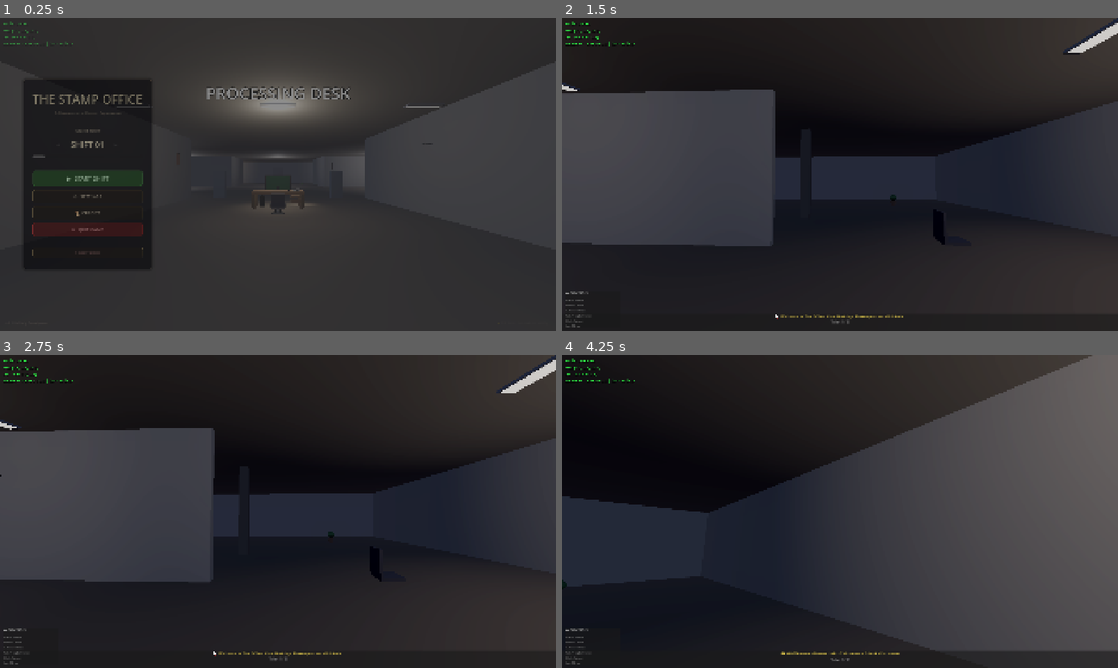
Above: before the commit, frames 1-4 (two rows, left to right).
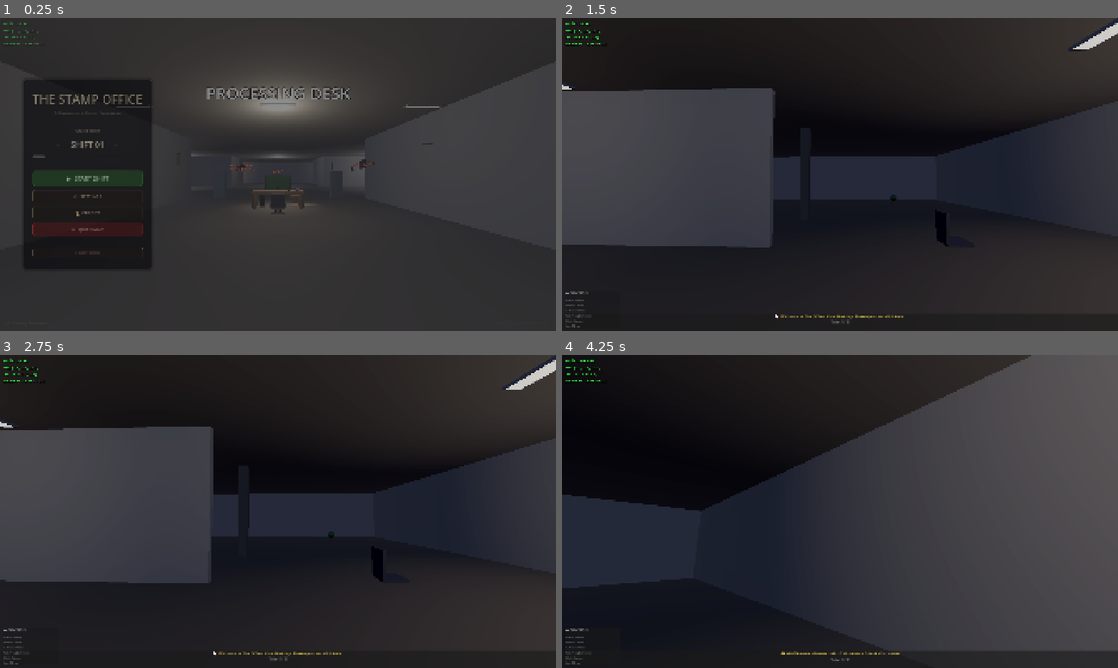
Above: after the commit, the same moments.

Repository: ThanhNguyxn/the-stamp-office
Game: Godot game, scene res://scenes/Main.tscn
Same seed, same stepped clock (60 frames per second), same inputs: the game is played once before the commit and once after it.
Inputs (mouse positions are in pixels of both pictures, inside the frame that each line leads up to):
- Up to frame 1 (0.25 s): no input
- Up to frame 2 (1.5 s): click "▶ START SHIFT" at 0.5 s; tap Enter at 1.25 s; move the mouse to (867, 174) at 1.27 s; hold W (move_forward) from 1.28 s (still down); tap E (interact_desk) at 1.35 s
- Up to frame 3 (2.75 s): tap Space (move_jump) at 1.52, 2.27 s; tap Tab (toggle_cursor) at 1.55, 2.1 s; move the mouse to (166, 527) at 2.02 s; release W (move_forward) at 2.03 s; hold S (move_back) from 2.03 s (still down); click (166, 527) at 2.17 s; tap E (interact_desk) at 2.3 s
- Up to frame 4 (4.25 s): move the mouse to (851, 505) at 2.77 s; release S (move_back) at 2.78 s; hold W (move_forward) from 2.78 s (still down); tap E (interact_desk) at 2.85, 3.8 s; tap Tab (toggle_cursor) at 3.05 s; move the mouse to (812, 574) at 3.52 s; tap Shift (move_sprint) at 3.6 s; click (812, 574) at 3.67 s; tap Space (move_jump) at 3.77 s

The runs differ from the first frame. In frame 1, 0.1% of the frame differs, in the area x 8-68%, y 7-50%; in frame 2, 0.6%; in frame 3, 0.6%; in frame 4, 3.5%, in the area x 0-96%, y 0-75%.

Commit message:
feat: Universal E-key interaction system with room triggers
- Player.gd: Raycast-based interaction for desk, doors, and objects
- Player.gd: Interaction hints appear on screen when looking at objects
- Player.gd: Doors toggle open/close with smooth animation
- Player.gd: Locked doors show [LOCKED] hint
- Office3D.gd: Room trigger zones with first-visit messages
- Office3D.gd: Passive-aggressive signs throughout office
- Office3D.gd: Player interaction signal handling
- README: Updated controls section with interaction system
- game/README: Updated with all room descriptions and controls

Diff:
--- a/game/scripts/Office3D.gd
+++ b/game/scripts/Office3D.gd
@@ -1,13 +1,14 @@
 extends Node3D
-## Office3D - 3D office environment with ambient effects
-## Provides tremor effects and light flickering
+## Office3D - 3D office environment with ambient effects, rooms, and interactables
+## Provides tremor effects, light flickering, flavor triggers, and passive-aggressive signage
+
+signal show_toast(message: String)
 
 @onready var clerk: Node3D = get_node_or_null("Clerk")
 @onready var main_light: OmniLight3D = get_node_or_null("MainRoomLight")
 @onready var corridor_light1: OmniLight3D = get_node_or_null("CorridorLight1")
 @onready var corridor_light2: OmniLight3D = get_node_or_null("CorridorLight2")
 
-# Camera/head for tremor
 var camera: Camera3D = null
 var head: Node3D = null
 var player: CharacterBody3D = null
@@ -17,9 +18,37 @@
 var head_base_pos: Vector3
 var main_light_energy: float = 1.0
 
-# Ambient flicker
 var flicker_timer: float = 0.0
 var next_flicker: float = 5.0
+
+# Room visit tracking
+var visited_rooms: Dictionary = {}
+
+# Passive-aggressive signs
+const OFFICE_SIGNS: Array = [
+	"REQUEST DENIED.\nTRY AGAIN NEVER.",
+	"PLEASE WALK NORMALLY.",
+	"LAUGHTER IS A\nDOCUMENTED INCIDENT.",
+	"IF YOU SEE YOURSELF,\nFILE A TICKET.",
+	"DO NOT KNOCK.\nDO NOT THINK.",
+	"COFFEE IS A PRIVILEGE,\nNOT A RIGHT.",
+	"SILENCE MEANS\nCONSENT TO OVERTIME.",
+	"YOUR BREAK ENDED\n5 MINUTES AGO.",
+	"THIS DOOR IS NOT\nAN EXIT. OR IS IT?",
+	"PRODUCTIVITY IS\nMANDATORY HAPPINESS.",
+	"DREAMS ARE FOR\nOFF-DUTY HOURS ONLY.",
+	"COMPLAINTS GO IN\nTHE SHREDDER."
+]
+
+const ROOM_MESSAGES: Dictionary = {
+	"lobby": "Welcome back. Your shift never ends.",
+	"break_room": "The coffee machine watches. It judges.",
+	"printer_room": "The printer breathes. Do not wake it.",
+	"archive": "The files remember what you forgot.",
+	"manager_door": "DO NOT KNOCK. The Manager is always busy.",
+	"break_room_b": "Break Room B does not exist. You did not see this.",
+	"stairwell": "ACCESS DENIED. Floor -1 is classified."
+}
 
 func _ready() -> void:
 	if clerk:
@@ -36,35 +65,171 @@
 	if main_light:
 		main_light_energy = main_light.light_energy
 
-	# Connect trigger zones
-	_connect_triggers()
+	# Build additional office elements
+	call_deferred("_build_office_details")
+	call_deferred("_connect_triggers")
+	call_deferred("_connect_player_signals")
+
+func _connect_player_signals() -> void:
+	if player and player.has_signal("interacted_with"):
+		player.connect("interacted_with", _on_player_interacted)
+
+func _on_player_interacted(object_name: String, obj: Node) -> void:
+	match object_name:
+		"locked_door":
+			var door_name = obj.name if obj else "door"
+			if "Manager" in door_name:
+				_show_message(ROOM_MESSAGES["manager_door"])
+			elif "BreakB" in door_name or "BreakRoomB" in door_name:
+				_show_message(ROOM_MESSAGES["break_room_b"])
+			else:
+				_show_message("This door is locked. For your safety.")
+		"door":
+			print("[Office] Door toggled")
+
+func _build_office_details() -> void:
+	# Add signs throughout the office
+	_add_passive_aggressive_signs()
+
+	# Add room flavor triggers
+	_add_room_triggers()
+
+	print("[Office] Office details built")
+
+func _add_passive_aggressive_signs() -> void:
+	# Sign positions and rotations [position, rotation_y, sign_index]
+	var sign_placements: Array = [
+		[Vector3(-3, 2.2, -5), 0, 0],      # Near entrance
+		[Vector3(5, 2.2, 0), -PI/2, 1],    # Corridor
+		[Vector3(-5, 2.2, -15), PI/2, 2],  # Break room area
+		[Vector3(0, 2.2, -25), 0, 3],      # Archive entrance
+		[Vector3(8, 2.2, -10), -PI/2, 4],  # Manager door area
+		[Vector3(-8, 2.2, 5), PI/2, 5],    # Lobby
+	]
+
+	var signs_parent = Node3D.new()
+	signs_parent.name = "OfficeSigns"
+	add_child(signs_parent)
+
+	for placement in sign_placements:
+		var pos: Vector3 = placement[0]
+		var rot: float = placement[1]
+		var idx: int = placement[2] % OFFICE_SIGNS.size()
+
+		_create_sign_at(signs_parent, pos, rot, OFFICE_SIGNS[idx])
+
+func _create_sign_at(parent: Node3D, pos: Vector3, rot_y: float, text: String) -> void:
+	var sign_node = Node3D.new()
+	sign_node.position = pos
+	sign_node.rotation.y = rot_y
+	parent.add_child(sign_node)
+
+	# Sign backing board
+	var board = MeshInstance3D.new()
+	var board_mesh = BoxMesh.new()
+	board_mesh.size = Vector3(0.8, 0.5, 0.02)
+	board.mesh = board_mesh
+
+	var board_mat = StandardMaterial3D.new()
+	board_mat.albedo_color = Color(0.15, 0.15, 0.18)
+	board.material_override = board_mat
+	sign_node.add_child(board)
+
+	# Sign text
+	var label = Label3D.new()
+	label.text = text
+	label.font_size = 48
+	label.position.z = 0.015
+	label.modulate = Color(0.9, 0.3, 0.2)
+	label.outline_size = 4
+	label.outline_modulate = Color(0, 0, 0)
+	sign_node.add_child(label)
+
+func _add_room_triggers() -> void:
+	var triggers = get_node_or_null("TriggerZones")
+	if not triggers:
+		triggers = Node3D.new()
+		triggers.name = "TriggerZones"
+		add_child(triggers)
+
+	# Define trigger zones [name, position, size]
+	var room_triggers: Array = [
+		["LobbyTrigger", Vector3(0, 1, 10), Vector3(8, 3, 6)],
+		["BreakRoomTrigger", Vector3(-6, 1, -12), Vector3(6, 3, 6)],
+		["PrinterRoomTrigger", Vector3(6, 1, -8), Vector3(4, 3, 4)],
+		["ArchiveTrigger", Vector3(0, 1, -25), Vector3(8, 3, 8)],
+		["ManagerDoorTrigger", Vector3(8, 1, -5), Vector3(3, 3, 3)],
+	]
+
+	for trigger_def in room_triggers:
+		var trigger_name: String = trigger_def[0]
+		var existing = triggers.get_node_or_null(trigger_name)
+		if existing:
+			continue
+
+		var trigger_pos: Vector3 = trigger_def[1]
+		var trigger_size: Vector3 = trigger_def[2]
+
+		var area = Area3D.new()
+		area.name = trigger_name
+		area.position = trigger_pos
+		triggers.add_child(area)
+
+		var shape = CollisionShape3D.new()
+		var box = BoxShape3D.new()
+		box.size = trigger_size
+		shape.shape = box
+		area.add_child(shape)
+
+		# Connect signal
+		area.body_entered.connect(_on_room_entered.bind(trigger_name))
+
+func _on_room_entered(body: Node3D, trigger_name: String) -> void:
+	if body != player:
+		return
+
+	# Only show message first time
+	if visited_rooms.get(trigger_name, false):
+		return
+	visited_rooms[trigger_name] = true
+
+	var room_key = ""
+	match trigger_name:
+		"LobbyTrigger":
+			room_key = "lobby"
+		"BreakRoomTrigger":
+			room_key = "break_room"
+		"PrinterRoomTrigger":
+			room_key = "printer_room"
+		"ArchiveTrigger":
+			room_key = "archive"
+		"ManagerDoorTrigger":
+			room_key = "manager_door"
+
+	if room_key != "":
+		var message = ROOM_MESSAGES.get(room_key, "")
+		if message != "":
+			_show_message(message)
+
+			# Special effects for certain rooms
+			if room_key == "manager_door":
+				apply_tremor(0.2, 0.15)
+
+func _show_message(message: String) -> void:
+	print("[Office] Toast: ", message)
+	emit_signal("show_toast", message)
 
 func _connect_triggers() -> void:
-	var break_trigger = get_node_or_null("TriggerZones/BreakRoomTrigger")
-	if break_trigger:
-		break_trigger.body_entered.connect(_on_break_room_entered)
-
-	var archive_trigger = get_node_or_null("TriggerZones/ArchiveTrigger")
-	if archive_trigger:
-		archive_trigger.body_entered.connect(_on_archive_entered)
-
 	var stair_trigger = get_node_or_null("TriggerZones/StairwellTrigger")
 	if stair_trigger:
 		stair_trigger.body_entered.connect(_on_stairwell_entered)
 
-func _on_break_room_entered(body: Node3D) -> void:
-	if body == player:
-		print("[Office] Player entered Break Room B")
-
-func _on_archive_entered(body: Node3D) -> void:
-	if body == player:
-		print("[Office] Player entered Archive")
-
 func _on_stairwell_entered(body: Node3D) -> void:
 	if body == player:
-		print("[Office] Player approached Stairwell - ACCESS DENIED")
-		# Mini tremor when approaching forbidden area
-		apply_tremor(0.3, 0.2)
+		if not visited_rooms.get("stairwell", false):
+			visited_rooms["stairwell"] = true
+			_show_message(ROOM_MESSAGES["stairwell"])
+			apply_tremor(0.3, 0.2)
 
 func _process(delta: float) -> void:
 	time += delta
@@ -82,7 +247,6 @@
 		next_flicker = randf_range(4.0, 12.0)
 
 func _ambient_flicker() -> void:
-	# Random corridor light flicker
 	var target_light: OmniLight3D = null
 	if randf() > 0.5:
 		target_light = corridor_light1
@@ -99,12 +263,10 @@
 	tween.tween_property(target_light, "light_energy", base_energy * 0.3, 0.04)
 	tween.tween_property(target_light, "light_energy", base_energy, 0.1)
 
-## Apply tremor effect
 func apply_tremor(intensity: float = 0.5, duration: float = 0.3) -> void:
 	if not main_light:
 		return
 
-	# Find camera if needed
 	if not camera:
 		camera = find_child("Camera3D", true, false) as Camera3D
 		if camera:
@@ -112,7 +274,6 @@
 			if head:
 				head_base_pos = head.position
 
-	# Head shake
 	if head:
 		var shake_tween = create_tween()
 		shake_tween.set_trans(Tween.TRANS_QUAD)
@@ -124,7 +285,6 @@
 		shake_tween.tween_property(head, "position", base, duration * 0.1)
 		shake_tween.tween_callback(_reset_head)
 
-	# Light flicker
 	var light_tween = create_tween()
 	light_tween.set_trans(Tween.TRANS_QUAD)
 	light_tween.tween_property(main_light, "light_energy", main_light_energy * 0.3, duration * 0.15)
@@ -150,3 +310,6 @@
 	if not player:
 		player = find_child("Player", true, false) as CharacterBody3D
 	return player
+
+func reset_room_visits() -> void:
+	visited_rooms.clear()
--- a/game/scripts/Player.gd
+++ b/game/scripts/Player.gd
@@ -1,17 +1,18 @@
 extends CharacterBody3D
 ## Player - First-person controller with WASD movement and mouse look
-## E = toggle desk focus (must look at desk), Tab = toggle cursor, Esc = leave desk
-
-@export var walk_speed: float = 4.0
-@export var sprint_speed: float = 6.0
+## E = interact with objects (desk, doors, items), Tab = toggle cursor, Esc = back
+
+@export var walk_speed: float = 4.5
+@export var sprint_speed: float = 7.0
 @export var mouse_sensitivity: float = 0.002
 @export var gravity: float = 12.0
 @export var jump_velocity: float = 4.5
-@export var interact_distance: float = 3.0  # Max distance to interact with desk
+@export var interact_distance: float = 3.0
 
 var head: Node3D = null
 var camera: Camera3D = null
 var debug_label: Label = null
+var interact_hint_label: Label = null
 
 var cursor_mode: bool = false
 var desk_focused: bool = false
@@ -19,12 +20,18 @@
 var saved_rotation: float
 var saved_head_pitch: float
 var spawn_point: Vector3 = Vector3(0, 1.0, 5)
-var looking_at_desk: bool = false
+
+# Interaction system
+var current_interactable: Node = null
+var interact_hint: String = ""
 
 const PITCH_MIN: float = -1.4
 const PITCH_MAX: float = 1.4
 
 var last_input: String = ""
+
+signal interacted_with(object_name: String, object: Node)
+signal entered_area(area_name: String)
 
 func _ready() -> void:
 	head = get_node_or_null("Head")
@@ -35,14 +42,15 @@
 
 	spawn_point = global_position
 	_create_debug_hud()
-
-	# Start in LOOK mode
+	_create_interact_hint()
+
 	cursor_mode = false
 	Input.set_mouse_mode(Input.MOUSE_MODE_CAPTURED)
-	print("[Player] Ready - LOOK mode | E=desk Tab=cursor")
+	print("[Player] Ready - LOOK mode | E=interact Tab=cursor")
 
 func _create_debug_hud() -> void:
 	var canvas = CanvasLayer.new()
+	canvas.name = "DebugHUD"
 	canvas.layer = 100
 	add_child(canvas)
 
@@ -55,38 +63,56 @@
 	debug_label.add_theme_constant_override("shadow_offset_y", 1)
 	canvas.add_child(debug_label)
 
+func _create_interact_hint() -> void:
+	var canvas = get_node_or_null("DebugHUD")
+	if not canvas:
+		return
+
+	interact_hint_label = Label.new()
+	interact_hint_label.horizontal_alignment = HORIZONTAL_ALIGNMENT_CENTER
+	interact_hint_label.vertical_alignment = VERTICAL_ALIGNMENT_CENTER
+	interact_hint_label.add_theme_font_size_override("font_size", 18)
+	interact_hint_label.add_theme_color_override("font_color", Color(1.0, 1.0, 1.0, 0.9))
+	interact_hint_label.add_theme_color_override("font_shadow_color", Color(0, 0, 0, 0.8))
+	interact_hint_label.add_theme_constant_override("shadow_offset_x", 2)
+	interact_hint_label.add_theme_constant_override("shadow_offset_y", 2)
+	canvas.add_child(interact_hint_label)
+
 func _physics_process(delta: float) -> void:
 	# Respawn if fallen
 	if global_position.y < -20:
 		global_position = spawn_point
 		velocity = Vector3.ZERO
 
-	# Check if looking at desk (raycast from camera)
-	looking_at_desk = _check_looking_at_desk()
-
+	# Raycast for interactables
+	_check_interactables()
 	_update_debug()
-
-	# E toggles desk focus - only if looking at desk or already at desk
+	_update_interact_hint()
+
+	# E key - interact with current object or leave desk
 	if Input.is_action_just_pressed("interact_desk"):
 		if desk_focused:
-			focus_desk(false)  # Can always leave
-		elif looking_at_desk:
-			focus_desk(true)  # Can only enter if looking at desk
+			focus_desk(false)
+		elif current_interactable:
+			_interact_with(current_interactable)
 
 	# Tab toggles cursor mode (only when NOT at desk)
 	if Input.is_action_just_pressed("toggle_cursor") and not desk_focused:
 		set_cursor_mode(not cursor_mode)
 
-	# Esc leaves desk
-	if Input.is_action_just_pressed("ui_cancel") and desk_focused:
-		focus_desk(false)
-
-	# When desk focused, don't move at all - camera is fixed
+	# Esc leaves desk or exits cursor mode
+	if Input.is_action_just_pressed("ui_cancel"):
+		if desk_focused:
+			focus_desk(false)
+		elif cursor_mode:
+			set_cursor_mode(false)
+
+	# When desk focused, don't move
 	if desk_focused:
 		velocity = Vector3.ZERO
 		return
 
-	# Movement only in LOOK mode (not cursor, not desk)
+	# Movement only in LOOK mode
 	if cursor_mode:
 		if not is_on_floor():
 			velocity.y -= gravity * delta
@@ -132,45 +158,146 @@
 
 	move_and_slide()
 
-func _check_looking_at_desk() -> bool:
-	if not camera:
-		return false
-
-	# Use physics raycast to check what we're looking at
+func _check_interactables() -> void:
+	current_interactable = null
+	interact_hint = ""
+
+	if not camera or desk_focused:
+		return
+
 	var space_state = get_world_3d().direct_space_state
 	var from = camera.global_position
 	var to = from + (-camera.global_basis.z) * interact_distance
 
 	var query = PhysicsRayQueryParameters3D.create(from, to)
-	query.exclude = [self]  # Don't hit ourselves
+	query.exclude = [self]
 
 	var result = space_state.intersect_ray(query)
-	if result:
-		# Check if we hit something that's part of the Desk
-		var hit_obj = result.collider
-		while hit_obj:
-			if hit_obj.name == "Desk" or hit_obj.name == "DeskCollision":
-				return true
-			hit_obj = hit_obj.get_parent()
-
-	return false
+	if not result:
+		return
+
+	var hit_obj = result.collider
+
+	# Check what we're looking at
+	while hit_obj:
+		var obj_name = hit_obj.name
+
+		# Desk interaction
+		if obj_name == "Desk" or obj_name == "DeskCollision":
+			current_interactable = hit_obj
+			interact_hint = "[E] Sit at desk"
+			return
+
+		# Door interaction
+		if obj_name.begins_with("Door") or hit_obj.is_in_group("door"):
+			current_interactable = hit_obj
+			var is_open = hit_obj.get_meta("is_open", false)
+			interact_hint = "[E] Close door" if is_open else "[E] Open door"
+			return
+
+		# Generic interactable
+		if hit_obj.is_in_group("interactable"):
+			current_interactable = hit_obj
+			interact_hint = hit_obj.get_meta("interact_hint", "[E] Interact")
+			return
+
+		# Locked door
+		if obj_name.begins_with("LockedDoor") or hit_obj.is_in_group("locked"):
+			current_interactable = hit_obj
+			interact_hint = "[LOCKED]"
+			return
+
+		hit_obj = hit_obj.get_parent()
+
+func _interact_with(obj: Node) -> void:
+	if not obj:
+		return
+
+	var obj_name = obj.name
+	print("[Player] Interacting with: ", obj_name)
+
+	# Desk - sit down
+	if obj_name == "Desk" or obj_name == "DeskCollision":
+		focus_desk(true)
+		return
+
+	# Door - toggle open/close
+	if obj_name.begins_with("Door") or obj.is_in_group("door"):
+		_toggle_door(obj)
+		return
+
+	# Locked door - show message
+	if obj_name.begins_with("LockedDoor") or obj.is_in_group("locked"):
+		emit_signal("interacted_with", "locked_door", obj)
+		return
+
+	# Generic interactable
+	if obj.is_in_group("interactable"):
+		emit_signal("interacted_with", obj_name, obj)
+		return
+
+func _toggle_door(door_node: Node) -> void:
+	var is_open = door_node.get_meta("is_open", false)
+	var door_mesh: Node3D = null
+
+	# Find the door mesh (could be child or the node itself)
+	if door_node is MeshInstance3D:
+		door_mesh = door_node
+	else:
+		door_mesh = door_node.get_node_or_null("DoorMesh")
+		if not door_mesh:
+			door_mesh = door_node.get_node_or_null("Mesh")
+		if not door_mesh:
+			for child in door_node.get_children():
+				if child is MeshInstance3D:
+					door_mesh = child
+					break
+
+	if not door_mesh:
+		print("[Player] Could not find door mesh")
+		return
+
+	# Toggle door rotation
+	var tween = create_tween()
+	if is_open:
+		tween.tween_property(door_mesh, "rotation:y", 0.0, 0.3)
+		door_node.set_meta("is_open", false)
+	else:
+		tween.tween_property(door_mesh, "rotation:y", -PI/2, 0.3)
+		door_node.set_meta("is_open", true)
+
+	emit_signal("interacted_with", "door", door_node)
+
+func _update_interact_hint() -> void:
+	if not interact_hint_label:
+		return
+
+	interact_hint_label.text = interact_hint
+
+	# Center the hint on screen
+	var viewport_size = get_viewport().get_visible_rect().size
+	interact_hint_label.position = Vector2(
+		viewport_size.x / 2 - interact_hint_label.size.x / 2,
+		viewport_size.y * 0.6
+	)
 
 func _update_debug() -> void:
 	if not debug_label:
 		return
 	var mode_str = "CURSOR" if cursor_mode else "LOOK"
 	var desk_str = " [DESK]" if desk_focused else ""
-	var look_str = " [→DESK]" if looking_at_desk and not desk_focused else ""
-	var hint = "E/Esc=leave" if desk_focused else ("E=sit" if looking_at_desk else "look at desk")
-	debug_label.text = "Mode: %s%s%s\nPos: (%.1f, %.1f, %.1f)\nVel: (%.1f, %.1f, %.1f)\nWASD: %s | %s" % [
+	var look_str = ""
+	if current_interactable and not desk_focused:
+		look_str = " [→%s]" % current_interactable.name
+
+	debug_label.text = "Mode: %s%s%s\nPos: (%.1f, %.1f, %.1f)\nVel: (%.1f, %.1f, %.1f)\nWASD: %s" % [
 		mode_str, desk_str, look_str,
 		global_position.x, global_position.y, global_position.z,
 		velocity.x, velocity.y, velocity.z,
-		last_input, hint
+		last_input
 	]
 
 func handle_mouse_motion(relative: Vector2) -> void:
-	# Don't rotate camera when in cursor mode or at desk
 	if cursor_mode or desk_focused:
 		return
 	rotate_y(-relative.x * mouse_sensitivity)
@@ -182,10 +309,10 @@
 	cursor_mode = enabled
 	if enabled:
 		Input.set_mouse_mode(Input.MOUSE_MODE_VISIBLE)
-		print("[Player] CURSOR mode - click paper UI")
+		print("[Player] CURSOR mode")
 	else:
 		Input.set_mouse_mode(Input.MOUSE_MODE_CAPTURED)
-		print("[Player] LOOK mode - WASD to move")
+		print("[Player] LOOK mode")
 
 func is_cursor_mode() -> bool:
 	return cursor_mode
@@ -195,40 +322,32 @@
 
 func focus_desk(enabled: bool) -> void:
 	if enabled and not desk_focused:
-		# Save current state
 		saved_position = global_position
 		saved_rotation = rotation.y
 		if head:
 			saved_head_pitch = head.rotation.x
 
-		# STOP all movement immediately
 		velocity = Vector3.ZERO
 
-		# Position camera like sitting at desk looking STRAIGHT at monitor
-		# Desk at (0, 0, 2), Monitor at desk-relative (0, 0.8, -0.45)
-		# Monitor screen center global: (0, 1.15, 1.55)
-		# Camera should be in front of monitor (higher z) looking toward -z
-		global_position = Vector3(0, 0.45, 2.5)  # Seated at chair position
-		rotation.y = 0  # Face toward -z (forward, toward monitor)
+		# Sit at desk position
+		global_position = Vector3(0, 0.45, 2.5)
+		rotation.y = 0
 		if head:
-			head.rotation.x = 0.0  # Look straight ahead at screen
+			head.rotation.x = 0.0
 
 		desk_focused = true
-		set_cursor_mode(true)  # Auto-enable cursor for clicking
+		set_cursor_mode(true)
 		print("[Player] Desk focused - E or Esc to leave")
 
 	elif not enabled and desk_focused:
-		# STOP all movement before restoring position
 		velocity = Vector3.ZERO
-
-		# Restore saved state
 		global_position = saved_position
 		rotation.y = saved_rotation
 		if head:
 			head.rotation.x = saved_head_pitch
 		desk_focused = false
-		set_cursor_mode(false)  # Return to LOOK mode
-		print("[Player] Left desk - WASD to move")
+		set_cursor_mode(false)
+		print("[Player] Left desk")
 
 func get_camera() -> Camera3D:
 	return camera
Not shown, changed: README.md
Not shown, changed: game/README.md
